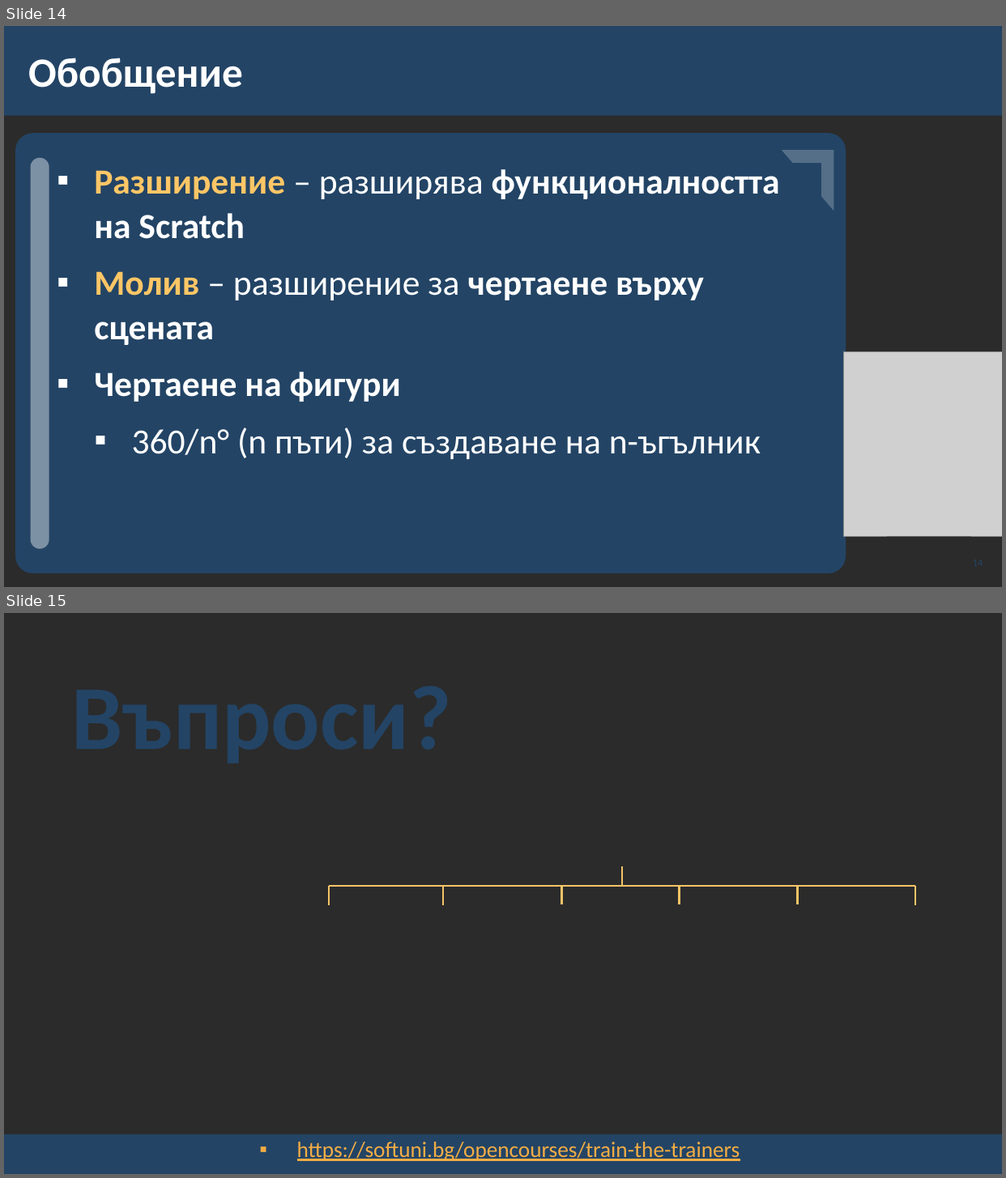
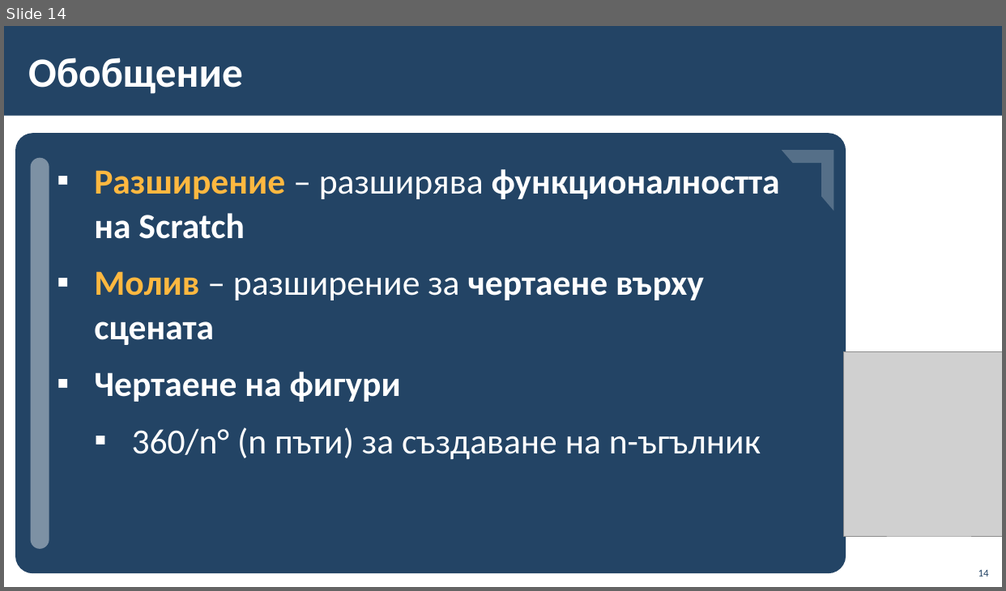
Before and after one commit to BG-IT-Edu/School-Programming, a slide deck: Courses/Computer-Modeling-and-IT/Computer-Modeling-and-IT-5-Class/18-Drawing-Figures/18-Drawing-Figures.pptx. Shown one above the other, each under a label of ours: slides 14 and 15 before the commit, slide 14 after it. The pictures are 1006x1178 and 1006x591 pixels, drawn with LibreOffice and Linux fonts; fonts in the diff are those of the drawing; grey boxes stand for pictures; background and template pictures are left out; a plain dark background stands for a picture behind light text. Boxes give left, top, right and bottom in pixels: in the first picture for what was removed or moved away, otherwise in the second. Text is boxed around its words. In the diff, an @@ line names an element or a change of style, - is before the commit and + after.

```diff
--- a/Courses/Computer-Modeling-and-IT/Computer-Modeling-and-IT-5-Class/18-Drawing-Figures/18-Drawing-Figures.pptx
+++ b/Courses/Computer-Modeling-and-IT/Computer-Modeling-and-IT-5-Class/18-Drawing-Figures/18-Drawing-Figures.pptx
@@ slide 15 removed at (4, 613, 1002, 1174), background picture (left out) @@
@@ text removed at (4, 671, 606, 756) @@
-Въпроси?
@@ line removed from (622, 866) to (622, 885) @@
@@ line removed from (329, 886) to (915, 886) @@
@@ line removed from (329, 886) to (329, 905) @@
@@ line removed from (444, 886) to (444, 905) @@
@@ line removed from (562, 885) to (562, 905) @@
@@ line removed from (680, 885) to (680, 905) @@
@@ line removed from (798, 885) to (798, 905) @@
@@ line removed from (915, 886) to (915, 905) @@
@@ rectangle removed at (4, 1135, 1002, 1174) @@
@@ text removed at (297, 1142, 740, 1161) @@
-▪ https://softuni.bg/opencourses/train-the-trainers
@@ slide 14 changed as well @@
@@ background picture (left out) to #FFFFFF @@
@@ text at (94, 169, 780, 345): text colour #FFC666 to #FFB840 in "Разширение", "Молив" @@
@@ page number: place and size @@
-page number at (951, 550, 987, 575)
+page number at (978, 570, 989, 577)
@@ page number at (978, 570, 989, 577): vertical alignment middle to bottom @@
```
Also in this commit, not shown: 12 other slides changed, 3 slides added, 2 other slides removed, 5 other files.
